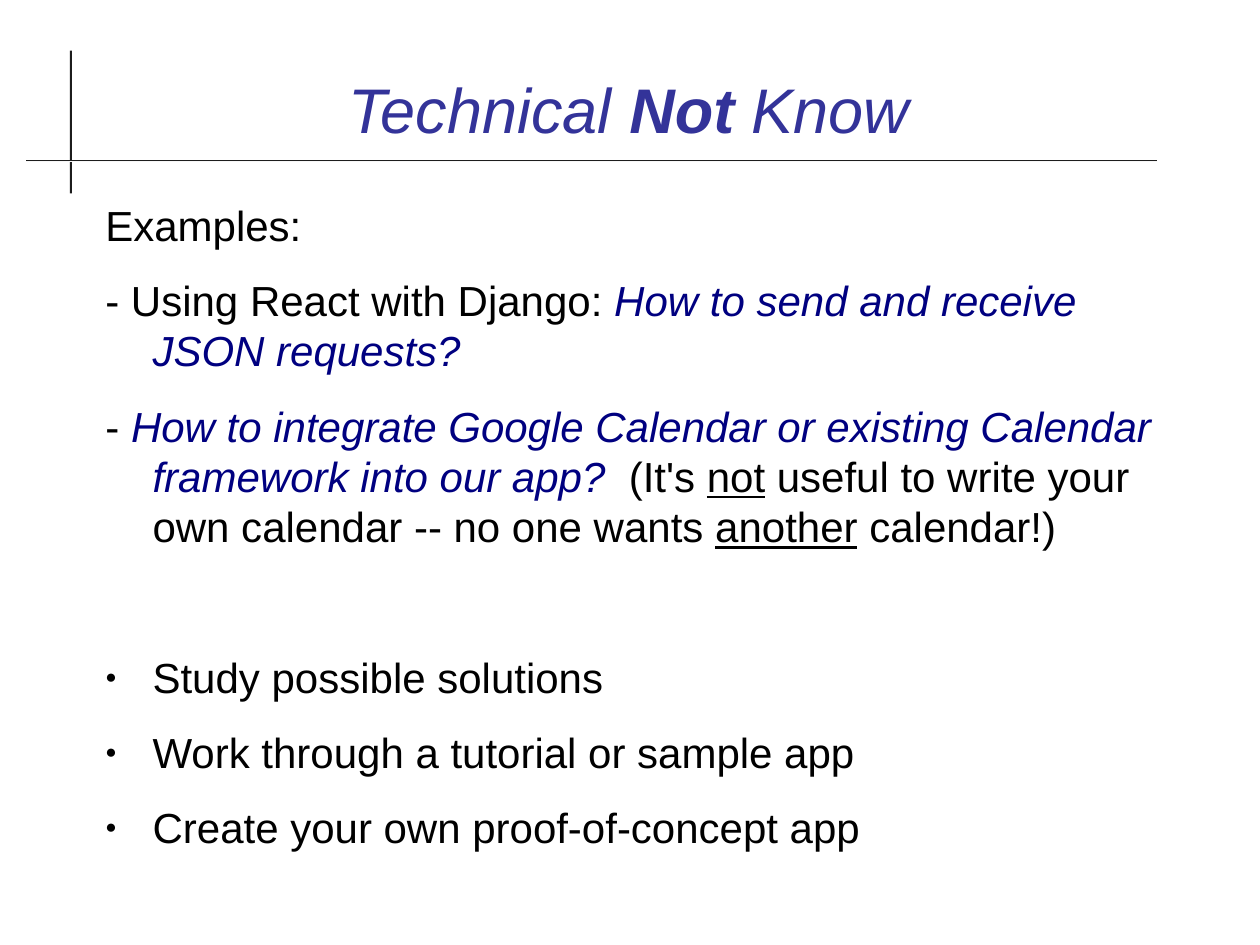
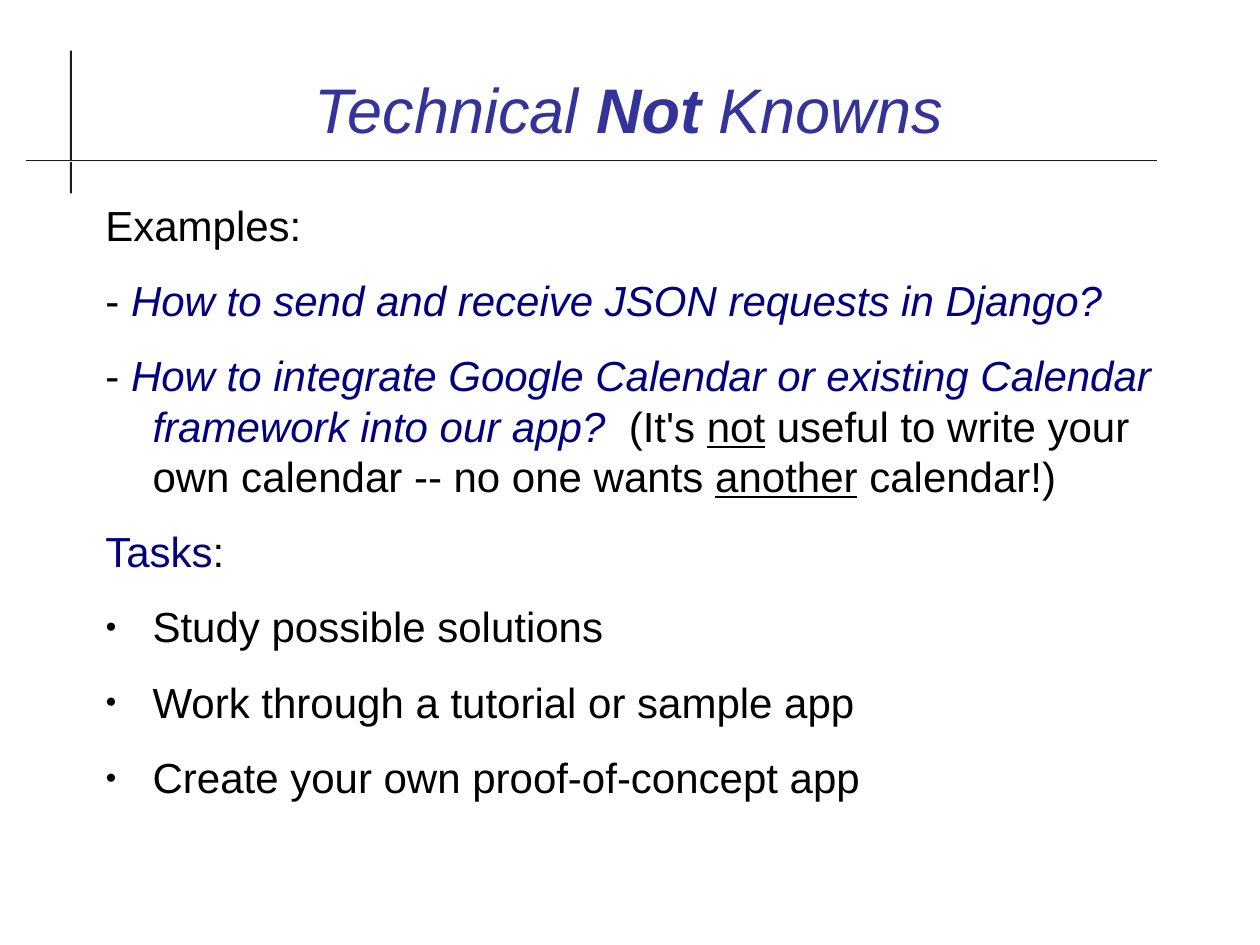
Before and after one commit to cpske/ISP, a slide deck: slide 21 of assignment/project/Iteration1.odp (slide 19 before the commit). Drawn at 1260x945 pixels with LibreOffice and Linux fonts; fonts in the diff are those of the drawing. Boxes give left, top, right and bottom in pixels: in the first picture for what was removed or moved away, otherwise in the second. Text is boxed around its words. In the diff, an @@ line names an element or a change of style, - is before the commit and + after.

```diff
--- a/assignment/project/Iteration1.odp
+++ b/assignment/project/Iteration1.odp
@@ title at (315, 87, 943, 134): text changed @@
-Technical Not Know
+Technical Not Knowns
@@ text at (131, 285, 1102, 325): text changed @@
-- Using React with Django: How to send and receive JSON requests?
+- How to send and receive JSON requests in Django?
@@ text at (105, 536, 224, 568): paragraph added @@
+Tasks:
```
Also in this commit, not shown: 9 other slides changed, 3 slides added, 1 slide removed, 6 other files.
